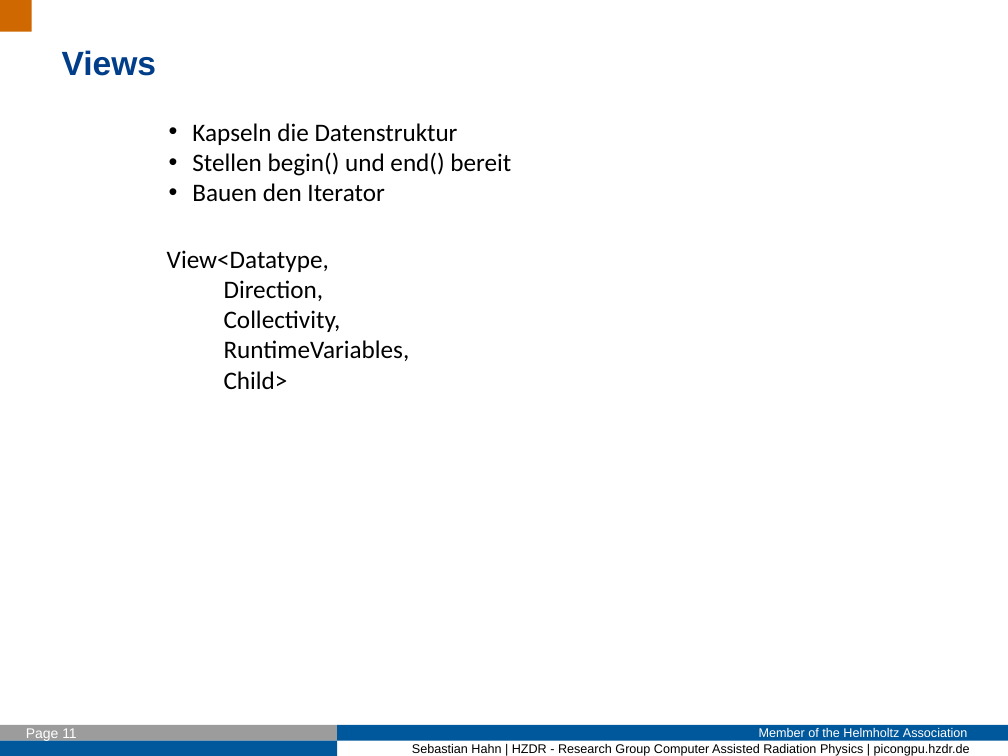
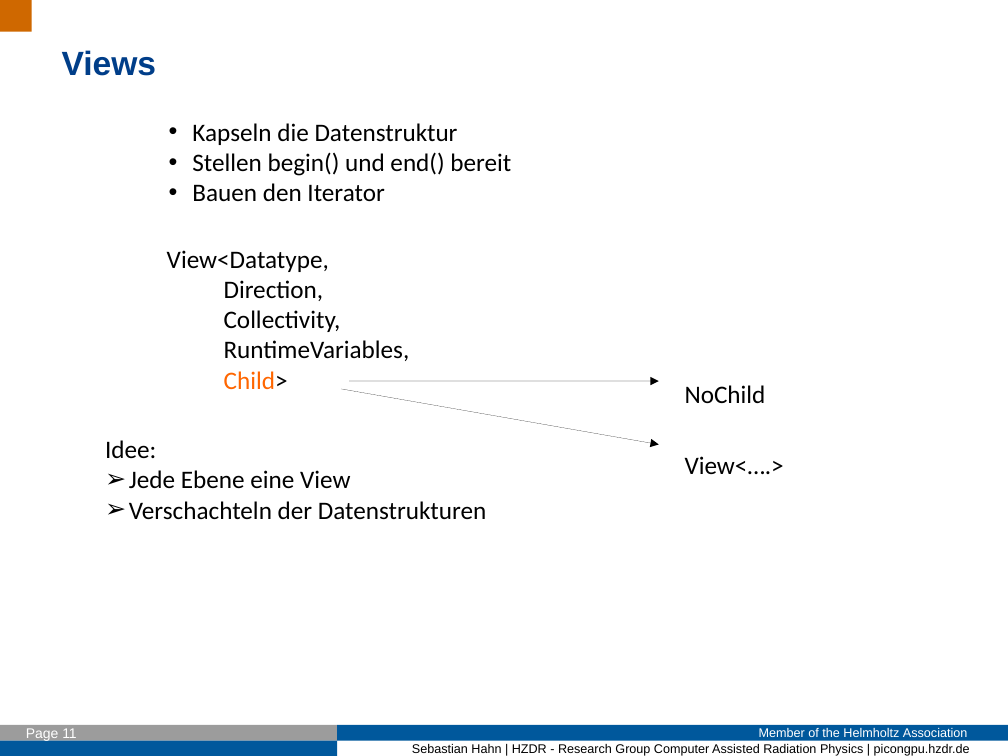
Before and after one commit to Fettpet/DeepIterator, a slide deck: slide 11 of Presi/2017_01_16_Intro.odp. Drawn at 1008x756 pixels with LibreOffice and Linux fonts; fonts in the diff are those of the drawing; background and template pictures are left out. Boxes give left, top, right and bottom in pixels: in the first picture for what was removed or moved away, otherwise in the second. Text is boxed around its words. In the diff, an @@ line names an element or a change of style, - is before the commit and + after.

```diff
--- a/Presi/2017_01_16_Intro.odp
+++ b/Presi/2017_01_16_Intro.odp
@@ text at bbox=[224, 371, 288, 389]: text colour #000000 to #FF6600 in "Child>" @@
@@ arrow added from (342, 389) to (659, 445), #000000 0 pt @@
@@ arrow added from (349, 381) to (659, 381), #000000 0 pt @@
@@ text added at bbox=[685, 385, 766, 403], 18 pt, text #000000 @@
+NoChild
@@ text added at bbox=[105, 440, 486, 520], 18 pt, text #000000 @@
+Idee:
+➢ Jede Ebene eine View
+➢ Verschachteln der Datenstrukturen
@@ text added at bbox=[685, 456, 784, 474], 18 pt, text #000000 @@
+View<….>
```
Also in this commit, not shown: 5 other slides changed, 4 slides added.
